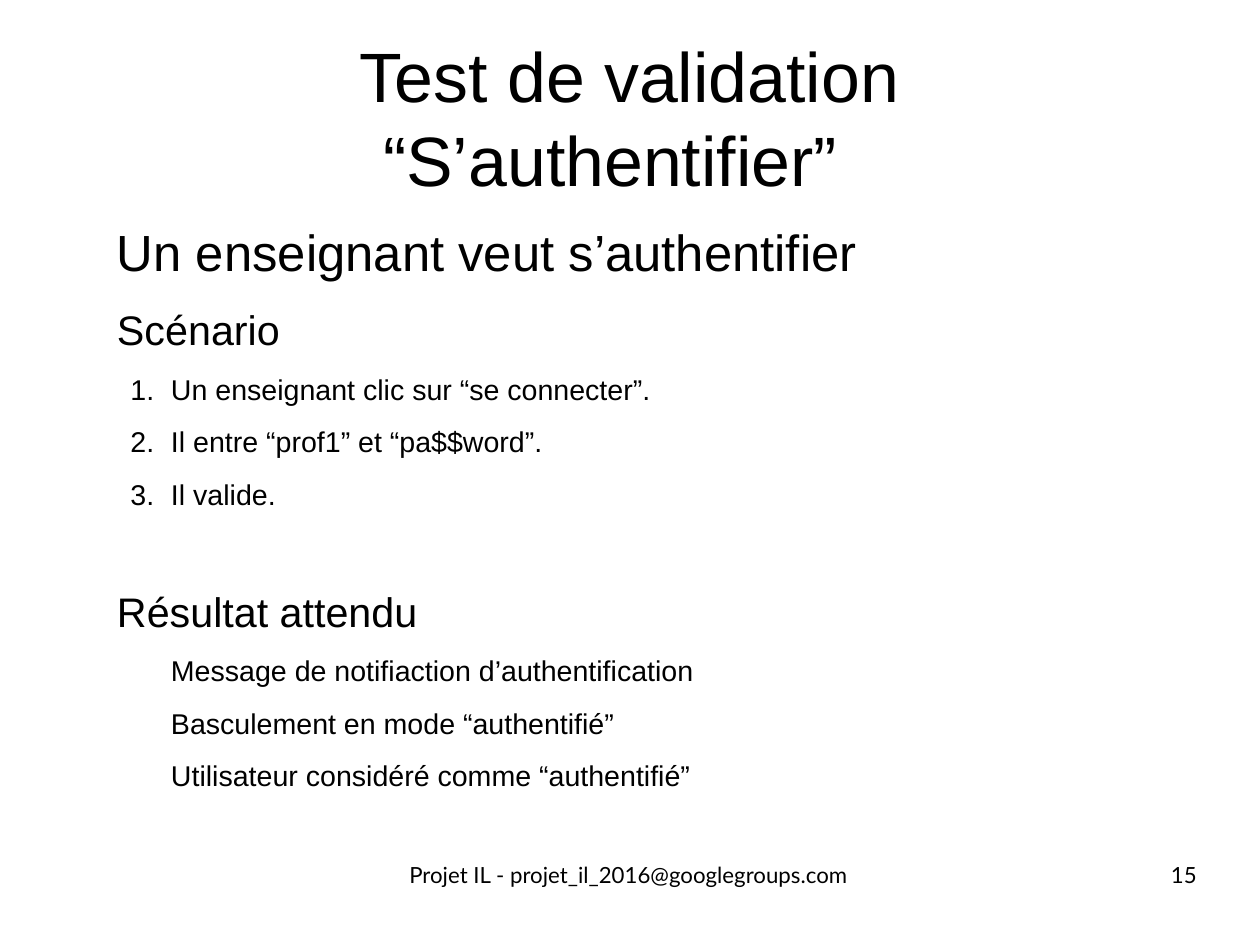
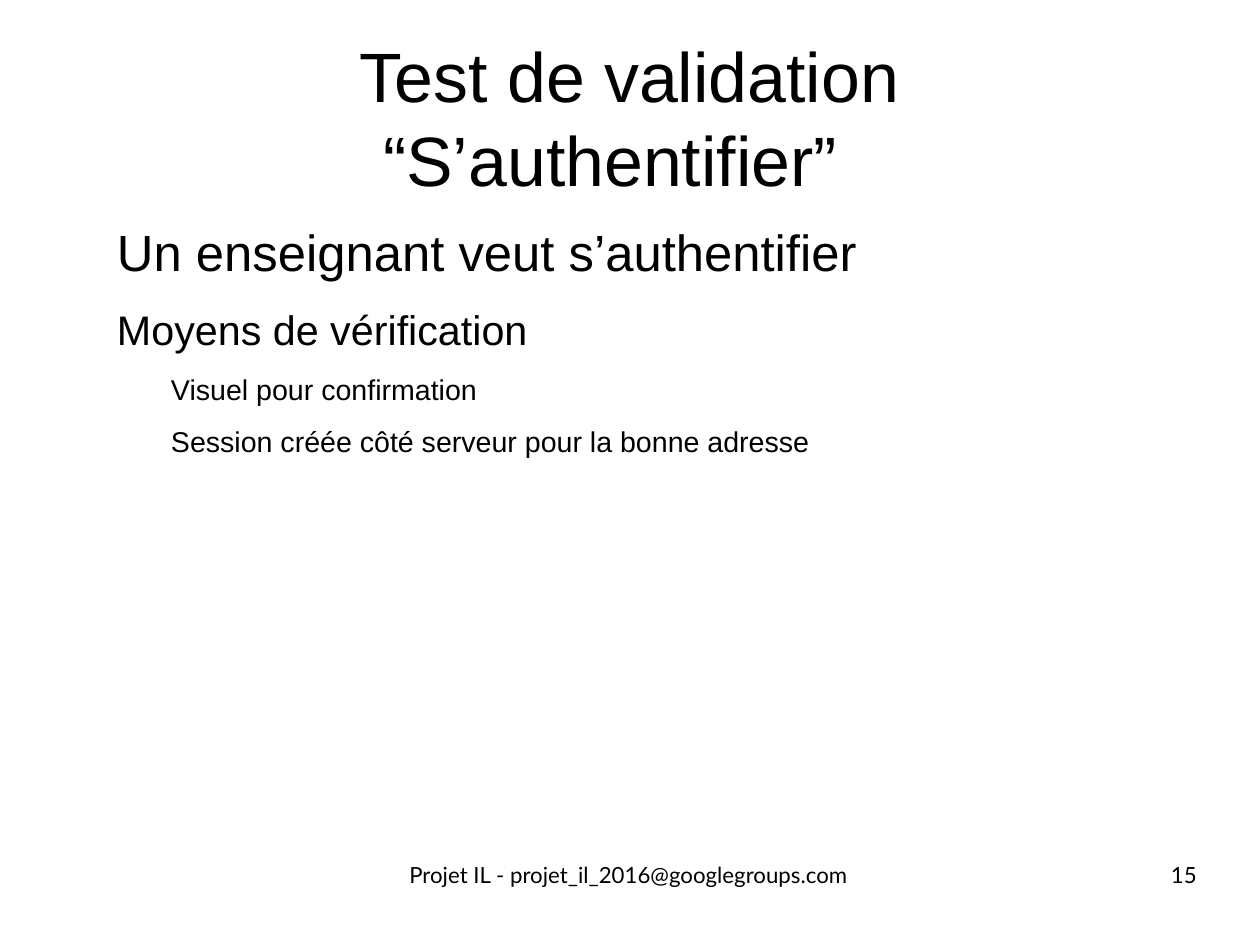
Before and after one commit to ScreachFr/ecours_DMCSBG, a slide deck: slide 15 of vrac/all/pres1_17102016.odp. Drawn at 1260x945 pixels with LibreOffice and Linux fonts; fonts in the diff are those of the drawing. Boxes give left, top, right and bottom in pixels: in the first picture for what was removed or moved away, otherwise in the second. Text is boxed around its words. In the diff, an @@ line names an element or a change of style, - is before the commit and + after.

```diff
--- a/vrac/all/pres1_17102016.odp
+++ b/vrac/all/pres1_17102016.odp
@@ text at [117,314,809,458]: text changed @@
-Scénario
-  1. Un enseignant clic sur “se connecter”.
-  2. Il entre “prof1” et “pa$$word”.
-  3. Il valide.
-Résultat attendu
-  Message de notifiaction d’authentification
-  Basculement en mode “authentifié”
-  Utilisateur considéré comme “authentifié”
+Moyens de vérification
+  Visuel pour confirmation
+  Session créée côté serveur pour la bonne adresse
```
Also in this commit, not shown: 1 other slide changed, 4 other files.
